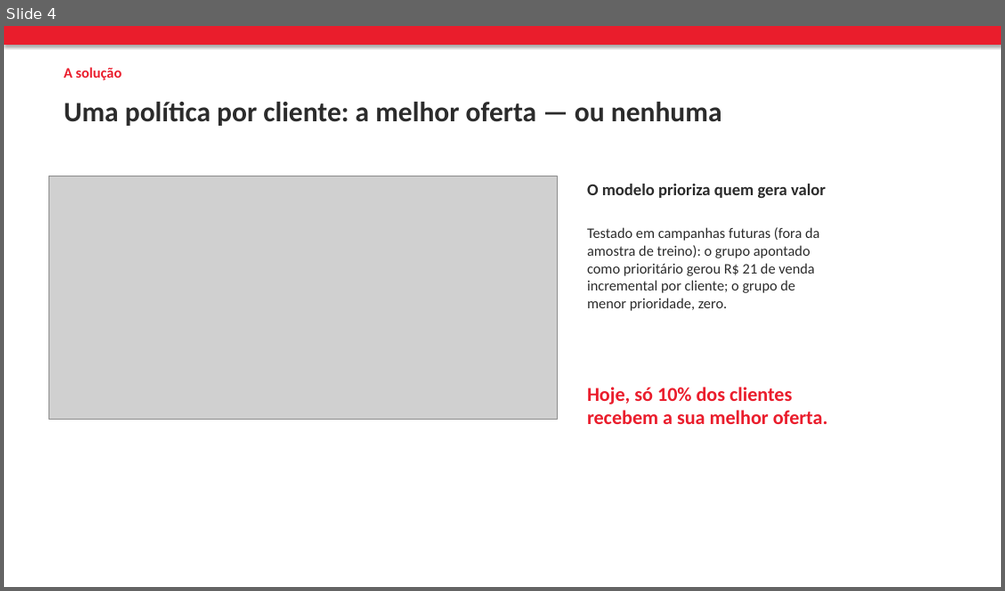
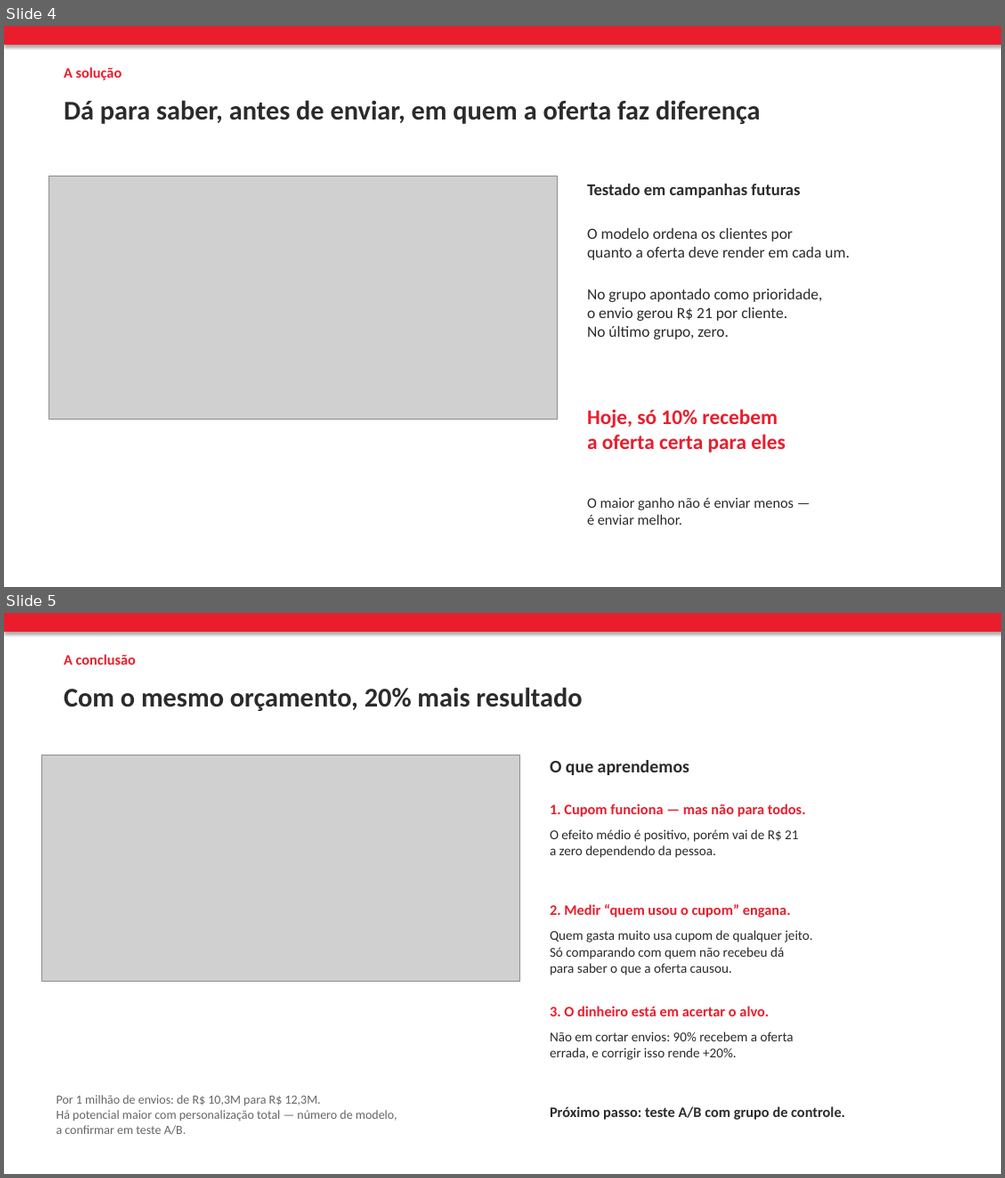
Before and after one commit to velosomn/ifood-case, a slide deck: presentation/ifood_case.pptx. Shown one above the other, each under a label of ours: slide 4 before the commit, slides 4 and 5 after it. The pictures are 1005x591 and 1005x1178 pixels, drawn with LibreOffice and Linux fonts; fonts in the diff are those of the drawing; grey boxes stand for pictures. Boxes give left, top, right and bottom in pixels: in the first picture for what was removed or moved away, otherwise in the second. Text is boxed around its words. In the diff, an @@ line names an element or a change of style, - is before the commit and + after.

```diff
--- a/presentation/ifood_case.pptx
+++ b/presentation/ifood_case.pptx
@@ slide 5 added at (4,613,1001,1174), background #FFFFFF @@
@@ rectangle added at (4,613,1001,632), fill #EA1D2C @@
@@ text added at (64,654,136,665), 14 pt, text #EA1D2C, bold @@
+A conclusão
@@ text added at (64,687,582,711), 26 pt, text #2B2B2B, bold @@
+Com o mesmo orçamento, 20% mais resultado
@@ picture added at (41,755,520,981) @@
@@ text added at (550,760,689,775), 17 pt, text #2B2B2B, bold @@
+O que aprendemos
@@ text added at (550,803,806,817), 14 pt, text #EA1D2C, bold @@
+1. Cupom funciona — mas não para todos.
@@ text added at (550,829,798,858), 13 pt, text #2B2B2B @@
+O efeito médio é positivo, porém vai de R$ 21
+a zero dependendo da pessoa.
@@ text added at (550,904,791,917), 14 pt, text #EA1D2C, bold @@
+2. Medir “quem usou o cupom” engana.
@@ text added at (550,930,812,975), 13 pt, text #2B2B2B @@
+Quem gasta muito usa cupom de qualquer jeito.
+Só comparando com quem não recebeu dá
+para saber o que a oferta causou.
@@ text added at (550,1005,769,1016), 14 pt, text #EA1D2C, bold @@
+3. O dinheiro está em acertar o alvo.
@@ text added at (550,1031,793,1060), 13 pt, text #2B2B2B @@
+Não em cortar envios: 90% recebem a oferta
+errada, e corrigir isso rende +20%.
@@ text added at (57,1094,397,1135), 12 pt, text #666666 @@
+Por 1 milhão de envios: de R$ 10,3M para R$ 12,3M.
+Há potencial maior com personalização total — número de modelo,
+a confirmar em teste A/B.
@@ text added at (550,1106,845,1119), 14 pt, text #2B2B2B, bold @@
+Próximo passo: teste A/B com grupo de controle.
@@ slide 4 changed as well @@
@@ text at (64,100,760,124): text changed; size 27 to 26 pt @@
-Uma política por cliente: a melhor oferta — ou nenhuma
+Dá para saber, antes de enviar, em quem a oferta faz diferença
@@ text at (587,184,800,198): text changed @@
-O modelo prioriza quem gera valor
+Testado em campanhas futuras
@@ text at (587,228,850,339): text changed; size 14 to 15 pt @@
-Testado em campanhas futuras (fora da
-amostra de treino): o grupo apontado
-como prioritário gerou R$ 21 de venda
-incremental por cliente; o grupo de
-menor prioridade, zero.
+O modelo ordena os clientes por
+quanto a oferta deve render em cada um.
+No grupo apontado como prioridade,
+o envio gerou R$ 21 por cliente.
+No último grupo, zero.
@@ text at (587,409,785,452): text changed; size 19 to 20 pt @@
-Hoje, só 10% dos clientes
-recebem a sua melhor oferta.
+Hoje, só 10% recebem
+a oferta certa para eles
@@ text added at (587,497,793,524), 14 pt, text #2B2B2B @@
+O maior ganho não é enviar menos —
+é enviar melhor.
```
Also in this commit, not shown: 3 other slides changed, 1 slide removed, 4 other files.
